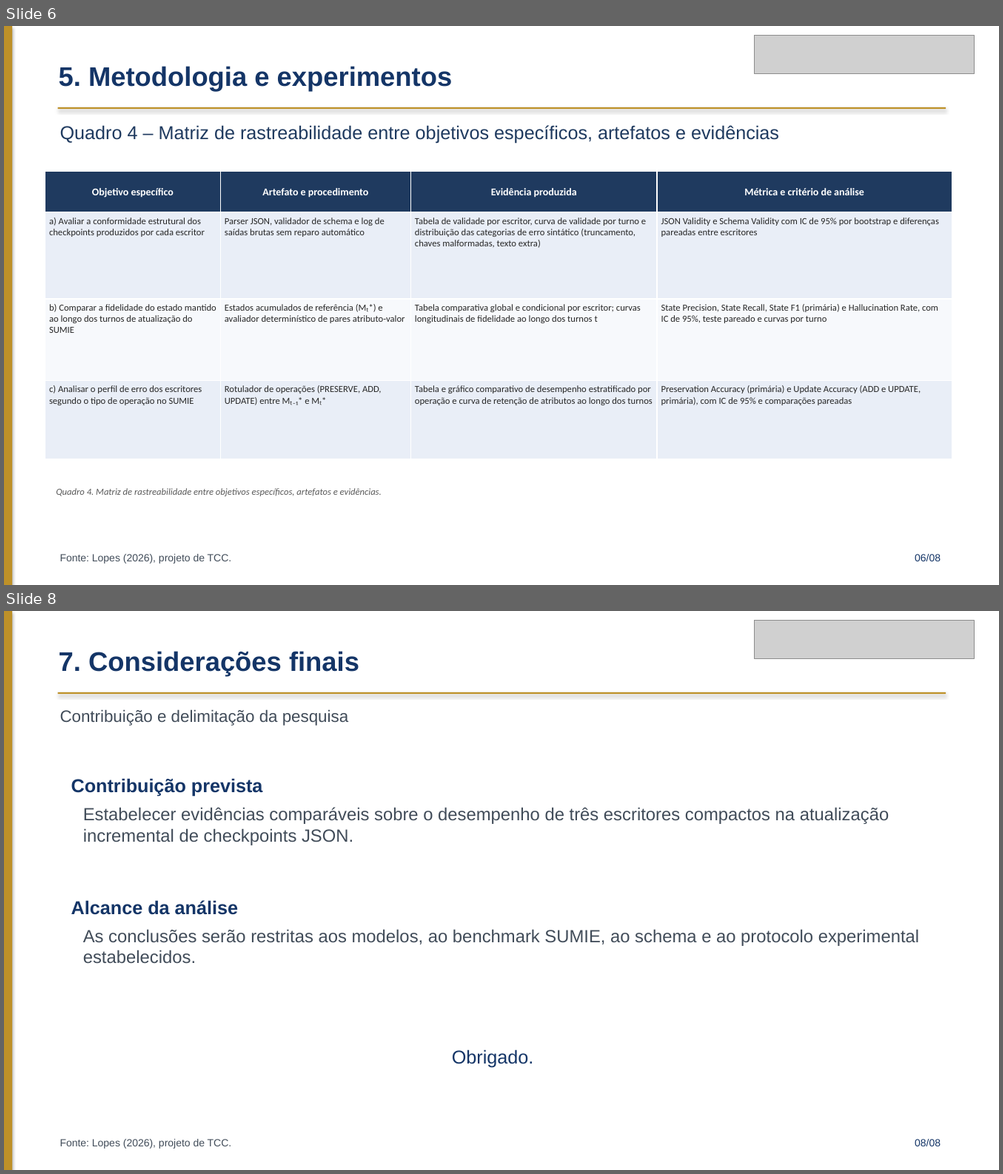
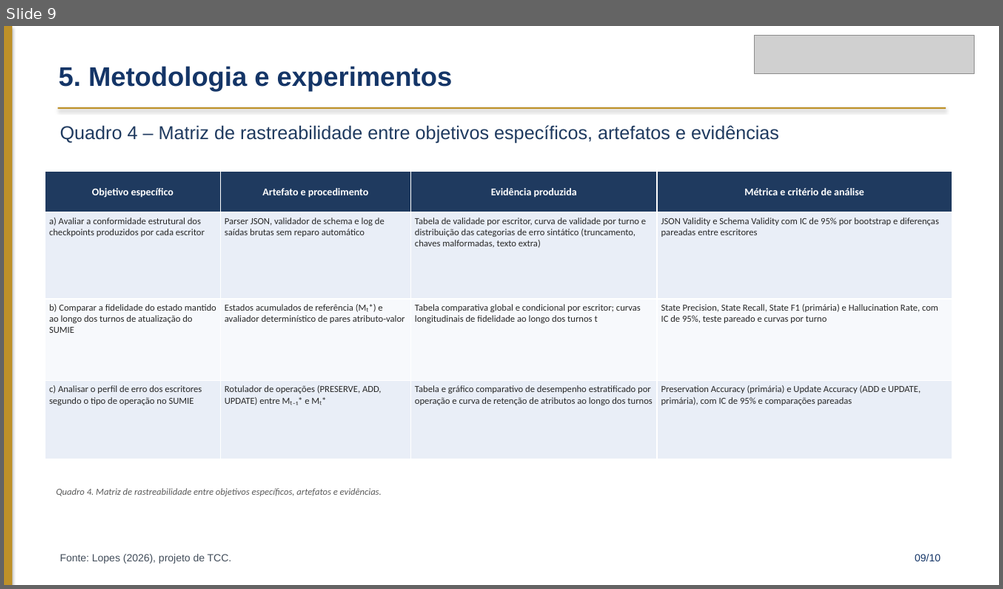
Before and after one commit to guisiq/tcc_harnes, a slide deck: TCC_Checkpoint_JSON_Obsidian/07_Artigo_TCC/Apresentacao_TCC_UNITINS_Academica_Quadro4.pptx. Shown one above the other, each under a label of ours: slides 6 and 8 before the commit, slide 9 after it; the slides between them are not shown. The pictures are 1003x1174 and 1003x589 pixels, drawn with LibreOffice and Linux fonts; fonts in the diff are those of the drawing; grey boxes stand for pictures. Boxes give left, top, right and bottom in pixels: in the first picture for what was removed or moved away, otherwise in the second. Text is boxed around its words. In the diff, an @@ line names an element or a change of style, - is before the commit and + after.

```diff
--- a/TCC_Checkpoint_JSON_Obsidian/07_Artigo_TCC/Apresentacao_TCC_UNITINS_Academica_Quadro4.pptx
+++ b/TCC_Checkpoint_JSON_Obsidian/07_Artigo_TCC/Apresentacao_TCC_UNITINS_Academica_Quadro4.pptx
@@ slide 8 removed at bbox=[4, 611, 999, 1170], background #FFFFFF @@
@@ rectangle removed at bbox=[4, 611, 12, 1170] @@
@@ picture removed at bbox=[754, 620, 974, 659] @@
@@ text removed at bbox=[59, 651, 359, 677] @@
-7. Considerações finais
@@ rectangle removed at bbox=[58, 692, 945, 694] @@
@@ text removed at bbox=[60, 709, 348, 726] @@
-Contribuição e delimitação da pesquisa
@@ text removed at bbox=[71, 778, 263, 797] @@
-Contribuição prevista
@@ text removed at bbox=[83, 807, 889, 846] @@
-Estabelecer evidências comparáveis sobre o desempenho de três escritores compactos na atualização incremental de checkpoints JSON.
@@ text removed at bbox=[71, 900, 238, 915] @@
-Alcance da análise
@@ text removed at bbox=[83, 929, 919, 964] @@
-As conclusões serão restritas aos modelos, ao benchmark SUMIE, ao schema e ao protocolo experimental estabelecidos.
@@ text removed at bbox=[452, 1050, 534, 1068] @@
-Obrigado.
@@ text removed at bbox=[60, 1139, 232, 1149] @@
-Fonte: Lopes (2026), projeto de TCC.
@@ text removed at bbox=[914, 1139, 940, 1147] @@
-08/08
@@ what was slide 6 is now slide 9 @@
@@ slide 9 changed as well @@
@@ text at bbox=[914, 554, 940, 562]: text changed @@
-06/08
+09/10
```
Also in this commit, not shown: 6 other slides changed, 3 slides added, 4 other files.
